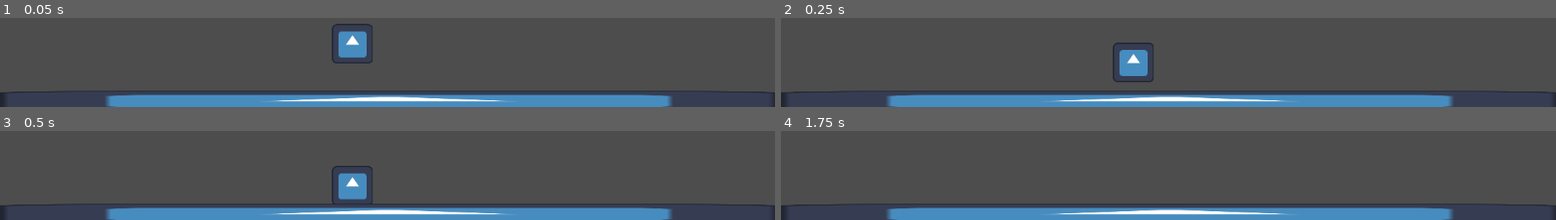
Above: before the commit, frames 1-4 (two rows, left to right).
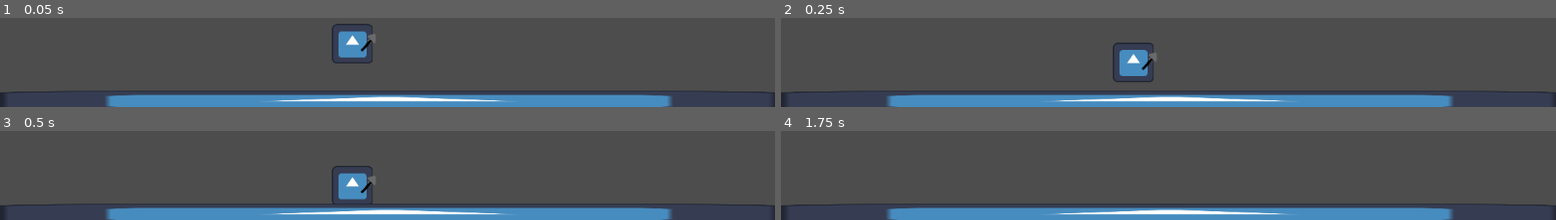
Above: after the commit, the same moments.

Repository: kylelirette93/Blobomancy
Game: Godot game, scene res://scenes/player.tscn
The game is run twice, just before and just after one commit, with the same random seed, the same clock (stepped at 60 frames per second) and the same inputs. Before the commit the project starts from res://player.tscn. The engine's default icon, where the game draws it, is replaced by a stand-in: a white triangle on a blue panel in a dark square.
Inputs:
- Up to frame 1 (0.05 s): no input
- Up to frame 2 (0.25 s): no input
- Up to frame 3 (0.5 s): no input
- Up to frame 4 (1.75 s): hold D (move_right) from 0.53 s (still down); tap Shift (dash) at 0.6, 1.35 s; tap Space (jump) at 0.77, 1.52 s

The runs differ from the first frame. In frame 1, 0.1% of the frame differs, in the area x 46-49%, y 18-39%; in frame 2, 0.1%, in the area x 46-49%, y 39-59%; in frame 3, 0.1%; in frame 4, nothing differs.

Commit message:
Implemented basic modular weapon resource

Diff:
--- /dev/null
+++ b/init_weapon.gd
@@ -0,0 +1,14 @@
+extends Node2D
+
+@export var WEAPON_TYPE: Weapons
+
+@onready var weapon_sprite: Sprite2D = $WeaponSprite
+
+func _ready() -> void:
+	# Ensure a new instance of weapon is created.
+	WEAPON_TYPE = WEAPON_TYPE.duplicate(true)
+	load_weapon()
+
+func load_weapon() -> void:
+	weapon_sprite.texture = WEAPON_TYPE.sprite
+	position = WEAPON_TYPE.position
--- /dev/null
+++ b/meshes/weapons.gd
@@ -0,0 +1,9 @@
+class_name Weapons extends Resource
+
+@export var name: StringName
+@export var position: Vector2
+
+@export_category("Visual Settings")
+@export var sprite : Texture2D
+@export var damage_amount: float
+@export var weapon_cooldown : float
--- a/player.tscn
+++ b/scenes/player.tscn
@@ -1,8 +1,9 @@
-[gd_scene load_steps=6 format=3 uid="uid://bwcss4je86pns"]
+[gd_scene load_steps=7 format=3 uid="uid://bwcss4je86pns"]
 
-[ext_resource type="Script" uid="uid://c28fehqol7w0k" path="res://player_controller.gd" id="1_onrkg"]
-[ext_resource type="Texture2D" uid="uid://dex2g5xreiyea" path="res://icon.svg" id="2_i3pqv"]
-[ext_resource type="Script" uid="uid://cnb1osxmcs3gy" path="res://HealthComponent.gd" id="3_i3pqv"]
+[ext_resource type="Script" uid="uid://c28fehqol7w0k" path="res://scripts/player_controller.gd" id="1_qhqgy"]
+[ext_resource type="Texture2D" uid="uid://dex2g5xreiyea" path="res://icon.svg" id="2_dqkch"]
+[ext_resource type="Script" uid="uid://cnb1osxmcs3gy" path="res://scripts/HealthComponent.gd" id="3_qlg0r"]
+[ext_resource type="PackedScene" uid="uid://deiavvtks841r" path="res://scenes/weapon.tscn" id="4_dqkch"]
 
 [sub_resource type="RectangleShape2D" id="RectangleShape2D_i3pqv"]
 size = Vector2(60, 59)
@@ -13,26 +14,32 @@
 [node name="Node2D" type="Node2D"]
 
 [node name="Player" type="CharacterBody2D" parent="."]
-script = ExtResource("1_onrkg")
+script = ExtResource("1_qhqgy")
 
 [node name="Sprite2D" type="Sprite2D" parent="Player"]
 position = Vector2(524, 553)
 scale = Vector2(0.476563, 0.460938)
-texture = ExtResource("2_i3pqv")
+texture = ExtResource("2_dqkch")
+
+[node name="Weapon2" parent="Player/Sprite2D" instance=ExtResource("4_dqkch")]
+
+[node name="Weapon" parent="Player/Sprite2D" instance=ExtResource("4_dqkch")]
+position = Vector2(-1099.54, -1199.73)
+scale = Vector2(2.09836, 2.16949)
 
 [node name="CollisionShape2D" type="CollisionShape2D" parent="Player"]
 position = Vector2(525, 553.5)
 shape = SubResource("RectangleShape2D_i3pqv")
 
 [node name="HealthComponent" type="Node" parent="Player"]
-script = ExtResource("3_i3pqv")
+script = ExtResource("3_qlg0r")
 
 [node name="StaticBody2D" type="StaticBody2D" parent="."]
 
 [node name="Sprite2D" type="Sprite2D" parent="StaticBody2D"]
 position = Vector2(578, 639)
 scale = Vector2(9.5, 0.226563)
-texture = ExtResource("2_i3pqv")
+texture = ExtResource("2_dqkch")
 
 [node name="CollisionShape2D" type="CollisionShape2D" parent="StaticBody2D"]
 position = Vector2(572.5, 639)
--- /dev/null
+++ b/scenes/weapon.tscn
@@ -0,0 +1,10 @@
+[gd_scene load_steps=3 format=3 uid="uid://deiavvtks841r"]
+
+[ext_resource type="Script" uid="uid://bkjglqp0xrdf2" path="res://init_weapon.gd" id="1_xasec"]
+[ext_resource type="Resource" uid="uid://qjpljbj72yxw" path="res://weapons/spear/spear.tres" id="2_uxn4k"]
+
+[node name="Weapon" type="Node2D"]
+script = ExtResource("1_xasec")
+WEAPON_TYPE = ExtResource("2_uxn4k")
+
+[node name="WeaponSprite" type="Sprite2D" parent="."]
--- a/CombatManager.gd
+++ b/scripts/CombatManager.gd
@@ -1,4 +1,4 @@
-extends Node
+class_name CombatManager extends Node
 
 var player1
 var player2
--- /dev/null
+++ b/weapons/spear/spear.tres
@@ -0,0 +1,13 @@
+[gd_resource type="Resource" script_class="Weapons" load_steps=3 format=3 uid="uid://qjpljbj72yxw"]
+
+[ext_resource type="Script" uid="uid://d3m50l03arhkt" path="res://meshes/weapons.gd" id="1_k6ge6"]
+[ext_resource type="Texture2D" uid="uid://dmgh7w7mofb3" path="res://weapons/spear/placeholder_spear.png" id="2_icyn1"]
+
+[resource]
+script = ExtResource("1_k6ge6")
+name = &"Spear"
+position = Vector2(45.125, 0)
+sprite = ExtResource("2_icyn1")
+damage_amount = 5.0
+weapon_cooldown = 1.0
+metadata/_custom_type_script = "uid://d3m50l03arhkt"
Not shown, added: init_weapon.gd.uid
Not shown, added: meshes/weapons.gd.uid
Renamed: CombatManager.gd.uid -> scripts/CombatManager.gd.uid
Renamed: HealthComponent.gd -> scripts/HealthComponent.gd
Renamed: HealthComponent.gd.uid -> scripts/HealthComponent.gd.uid
Renamed: player_controller.gd -> scripts/player_controller.gd
Renamed: player_controller.gd.uid -> scripts/player_controller.gd.uid
Binary file added: weapons/spear/placeholder_spear.png
Not shown, added: weapons/spear/placeholder_spear.png.import
